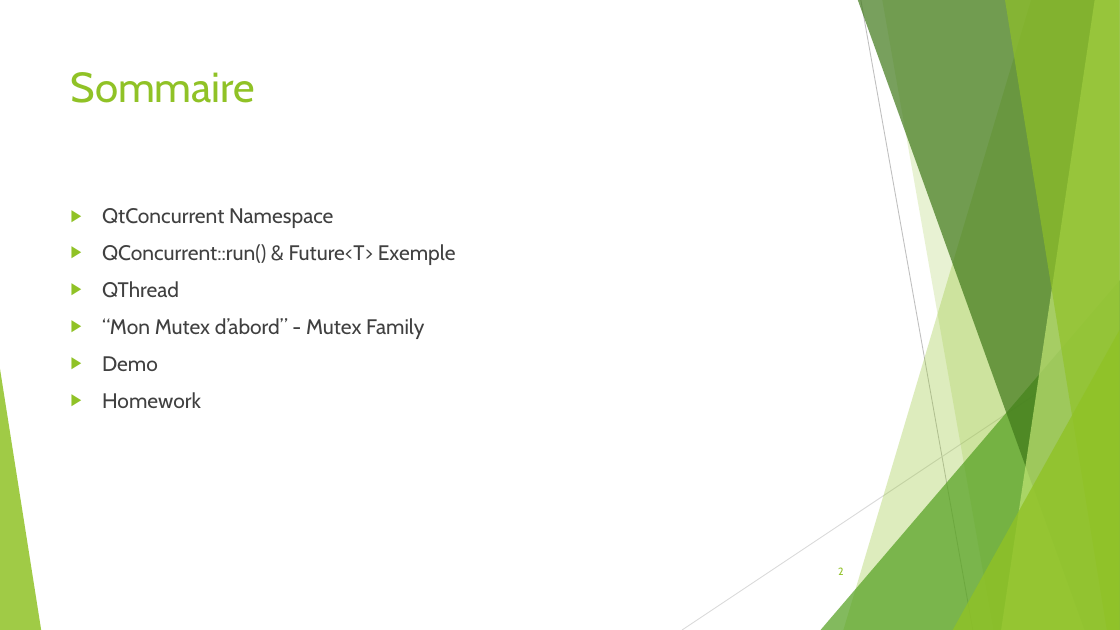
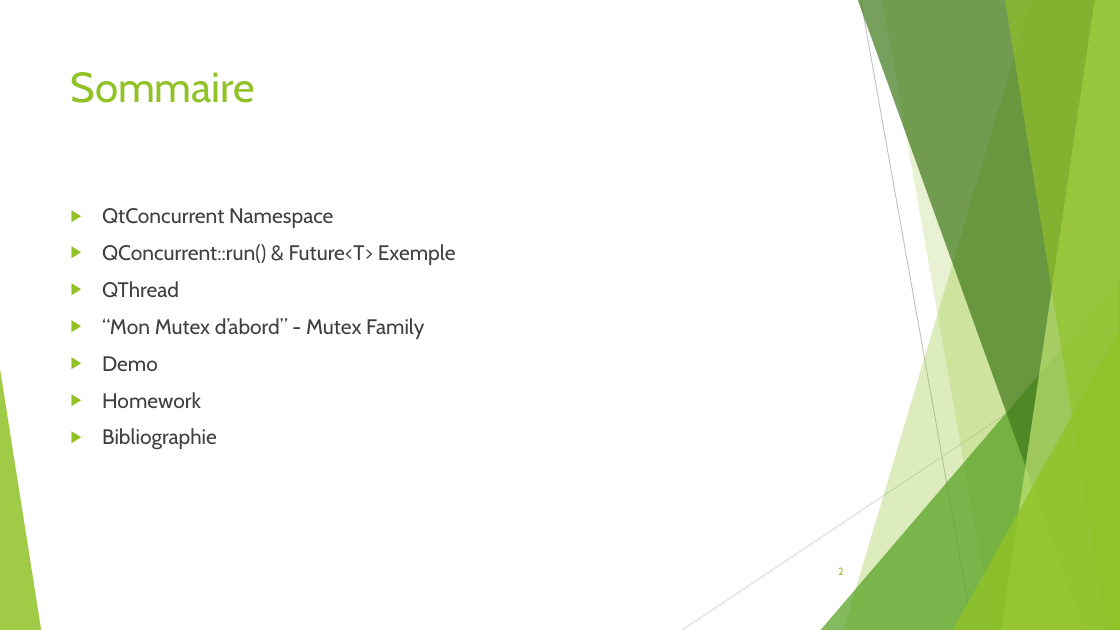
Before and after one commit to Drakesinger/QtConcurrent-Barber, a slide deck: slide 2 of presentation/QThread & QtConcurrent.pptx. Drawn at 1120x630 pixels with LibreOffice and Linux fonts; fonts in the diff are those of the drawing. Boxes give left, top, right and bottom in pixels: in the first picture for what was removed or moved away, otherwise in the second. Text is boxed around its words. In the diff, an @@ line names an element or a change of style, - is before the commit and + after.

```diff
--- a/presentation/QThread & QtConcurrent.pptx
+++ b/presentation/QThread & QtConcurrent.pptx
@@ text at (x1=102, y1=428, x2=217, y2=449): paragraph added @@
+▶ Bibliographie
```
Also in this commit, not shown: 1 slide added.
